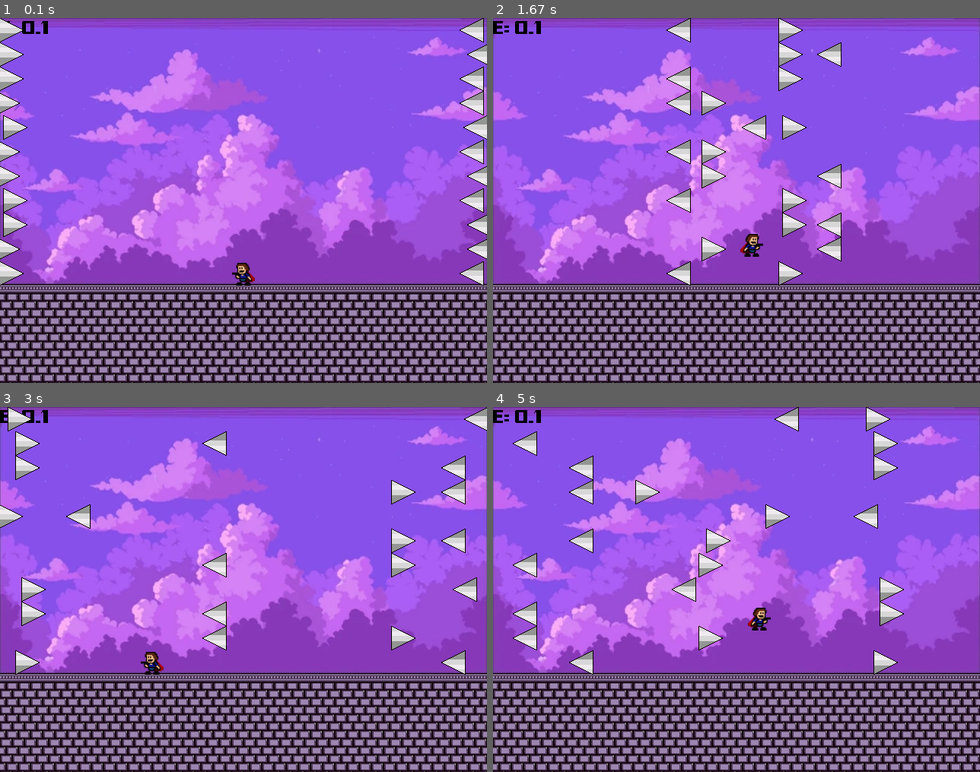
Above: before the commit, frames 1-4 (two rows, left to right).
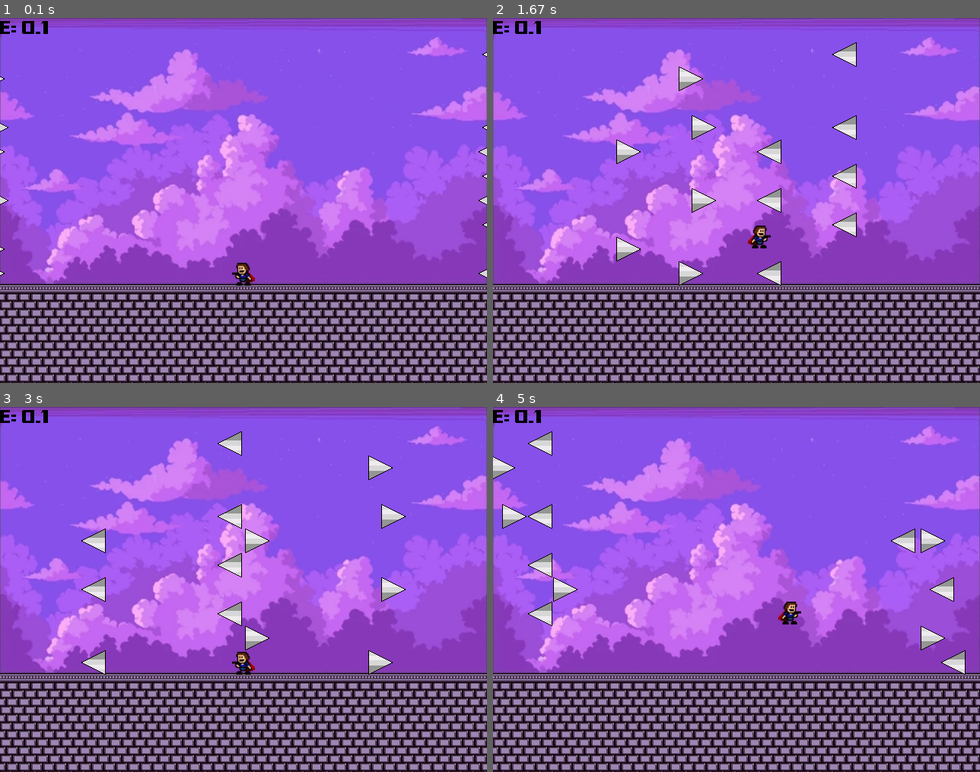
Above: after the commit, the same moments.

Repository: lorak80/pygame_project
Game: pygame game, started from game/main.py
The game is run twice, just before and just after one commit, with the same random seed, the same clock (stepped at 60 frames per second) and the same inputs.
Inputs:
- Up to frame 1 (0.1 s): no input
- Up to frame 2 (1.67 s): tap J at 0.33 s; hold D 0.67-1.13 s; hold W 1.17-1.47 s; hold D from 1.5 s (still down)
- Up to frame 3 (3 s): release D at 1.97 s; hold A 2-2.53 s; tap Space at 2.57 s
- Up to frame 4 (5 s): hold A 3.23-3.63 s; hold W 3.67-4.03 s; hold D 4.07-4.7 s; tap Space at 4.73 s

The runs differ from the first frame. In frame 1, 3.4% of the frame differs, in the area x 0-100%, y 0-74%; in frame 2, 6.1%; in frame 3, 6.4%; in frame 4, 6.2%.

Commit message:
fully implemented spikes

Diff:
--- a/game/Killer.py
+++ b/game/Killer.py
@@ -1,7 +1,9 @@
 import pygame, random
 import main
 
-SPIKE_SPEEDS = [2.5, 3.5, 4]
+SPIKE_SPEEDS = [2, 2.5, 3]
+MIN_RESP_TIME = 60 * 2
+MAX_RESP_TIME = 60 * 4
 
 class Killer(pygame.sprite.Sprite):
     def __init__(self, init_x, init_y):
@@ -26,8 +28,20 @@
 
     def random_speed(self):
         self.speed = random.choice(SPIKE_SPEEDS)
+
+    def is_offscreen(self):
+        offscreen = False
+        if self.RIGHT:
+            if self.rect.left >= main.WIN_WIDTH:
+                offscreen = True
+        else:
+            if self.rect.right <= 0:
+                offscreen = True
+
+        return offscreen
+
     def reset_pos(self):
         if self.RIGHT:
-            self.rect.right = 0
+            self.rect.left = random.randint(-MAX_RESP_TIME, -MIN_RESP_TIME)
         else:
-            self.rect.left = main.WIN_WIDTH
+            self.rect.right = random.randint(main.WIN_WIDTH + MIN_RESP_TIME, main.WIN_WIDTH + MAX_RESP_TIME)
--- a/game/main.py
+++ b/game/main.py
@@ -22,7 +22,7 @@
 
 import pygame
 import Bob, Killer, Floor, Text, Sky
-import time
+import time, random
 
 #ticks of the clock per second (also known as frames per second (fps))
 FPS = 60
@@ -38,12 +38,16 @@
 #font size of texts
 FONT_SIZE_SCORE = 25
 #gravities
-GRAVITY = 0.62
+GRAVITY = 0.56
 #this stronger gravity is to get a more dynamic jump, if you release space while jumping,
 #it makes you fall earlier and faster
-STRONG_GRAVITY = GRAVITY * 2
+STRONG_GRAVITY = GRAVITY * 2.1
 #max amount of spikes
-MAX_SPIKES =  int(FLOOR_POSY / SPIKE_SIZE) * 2
+MAX_SPIKES = int(FLOOR_POSY / SPIKE_SIZE) * 2
+#half amount of the max spikes
+HALF_SPIKES = int(MAX_SPIKES / 2)
+#bottom spikes indexes
+BOTTOM_SPIKES = [10, 21]
 #image strings
 BOB_IMG_LEFT, BOB_IMG_RIGHT = "images/guyLeft.png", "images/guyRight.png"
 SPIKE_IMG_LEFT, SPIKE_IMG_RIGHT = "images/spikeLeft.png", "images/spikeRight.png"
@@ -52,6 +56,7 @@
 def blit_spikes(screen, spikes, n_spikes):
     for i in range(n_spikes):
         screen.blit(spikes[i].surf, spikes[i].rect)
+
 #blits everything that doesn't kill
 def blit_non_killer(screen, bob, floor, sky, text0):
     screen.blit(floor.surf, floor.rect)
@@ -73,21 +78,24 @@
         else:
             i += 1
 
-def move_spikes(spikes):
-    for spike in spikes:
-        spike.move()
+def randomize_spikes_to_move(spikes):
+    rand_bool = [random.choice([True, False]) for _ in spikes]
+    return [i for i, _ in enumerate(spikes) if rand_bool[i]]
+
+
+def move_spikes(spikes, spikes_to_move):
+    for i in spikes_to_move:
+        spikes[i].move()
+        if spikes[i].is_offscreen():
+            spikes[i].reset_pos()
+
 
 def offscreen_spikes(spikes):
-    for spike in spikes:
-        if spike.RIGHT and spike.rect.left >= WIN_WIDTH or not spike.RIGHT and spike.rect.right <= 0:
-            spike.random_speed()
-            spike.reset_pos()
+    return [i for i, spike in enumerate(spikes) if spike.is_offscreen()]
 
+def do_everything_for_spikes(spikes, spikes_to_move):
+    move_spikes(spikes, spikes_to_move)
 
-
-def do_everything_for_spikes(spikes):
-    move_spikes(spikes)
-    offscreen_spikes(spikes)
 
 def main():
     pygame.init()
@@ -100,13 +108,19 @@
     floor = Floor.Floor()
     bob = Bob.Bob(WIN_WIDTH / 2, FLOOR_POSY)#bob is the player
     #"spikes" is the list of all spike instances
-    spikes = [Killer.Spike(0, i * SPIKE_SIZE, SPIKE_IMG_RIGHT, True) for i in range(int(MAX_SPIKES / 2))]
+    spikes = [Killer.Spike(-20, i * SPIKE_SIZE, SPIKE_IMG_RIGHT, True) for i in range(HALF_SPIKES)]
     #adds to the list the spike on the right side of the screen
-    spikes.extend([Killer.Spike(WIN_WIDTH, i * SPIKE_SIZE, SPIKE_IMG_LEFT, False) for i in range(int(MAX_SPIKES / 2))])
+    spikes.extend([Killer.Spike(WIN_WIDTH + 20, i * SPIKE_SIZE, SPIKE_IMG_LEFT, False) for i in range(HALF_SPIKES)])
+    #used to check which spikes can move to not overwhelm the player
+    spikes_to_move = randomize_spikes_to_move(spikes)
+    if BOTTOM_SPIKES[0] not in spikes_to_move and BOTTOM_SPIKES[1] not in spikes_to_move:
+        spikes_to_move.append(random.choice(BOTTOM_SPIKES[0], BOTTOM_SPIKES[1]))
+    print(spikes_to_move)
     #vertical speed used when jumping
     speed_y = Bob.INIT_JUMP_SPEED
     #dash_stop_time is used to measure how long the dash has been going on for
     dash_stop_time = -1
+
     #game loop
     while True:
         blit_non_killer(screen, bob, floor, sky, score_text)
@@ -123,7 +137,7 @@
                 pygame.quit()
                 exit()
 
-        do_everything_for_spikes(spikes)
+        do_everything_for_spikes(spikes, spikes_to_move)
 
         if bob.dashing() and not bob.dashed():
             if dash_stop_time == -1:#if there is no stop time (bob has just started to dash)
